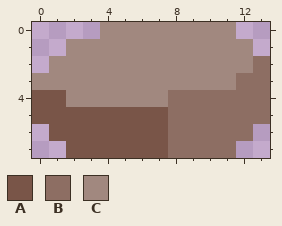
Two versions of one pixel-art file, Assets/Art/Environment/Beach/Rocks/Beach_Rock_Small_1.aseprite. The picture above is the old version.
14x8 pixels, 1 frame.
Palette (. is transparent): A #795548  B #8d6e63  C #a1887f
Pixels before, first column x 0:
0 ....CCCCCCCC..
1 ..CCCCCCCCCCC.
2 .CCCCCCCCCCCCB
3 CCCCCCCCCCCCBB
4 AACCCCCCBBBBBB
5 AAAAAAAABBBBBB
6 .AAAAAAABBBBB.
7 ..AAAAAABBBB..
New version:
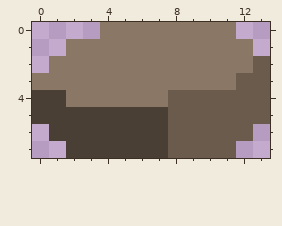
The edit:
colour A: #795548 -> #4a3f35
colour B: #8d6e63 -> #6b5b4d
colour C: #a1887f -> #8a7766
Where, in picture pixels (left, top, right, bottom), the same in both pictures:
changed: (32, 22, 270, 158)
